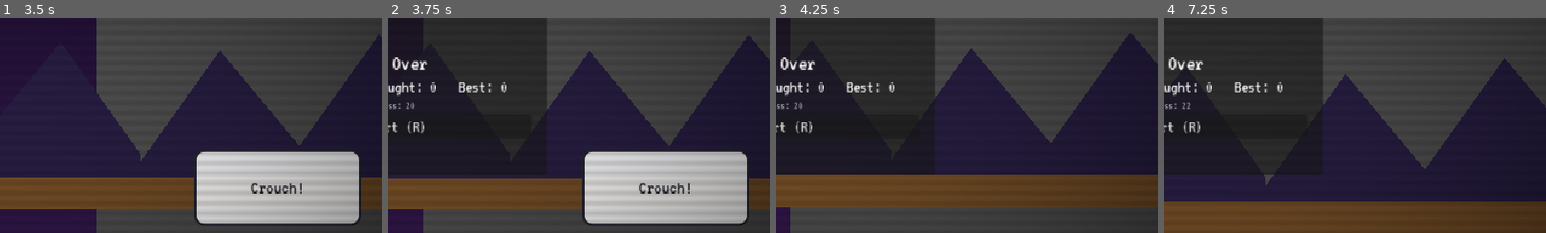
Above: before the commit, frames 1-4 (left to right).
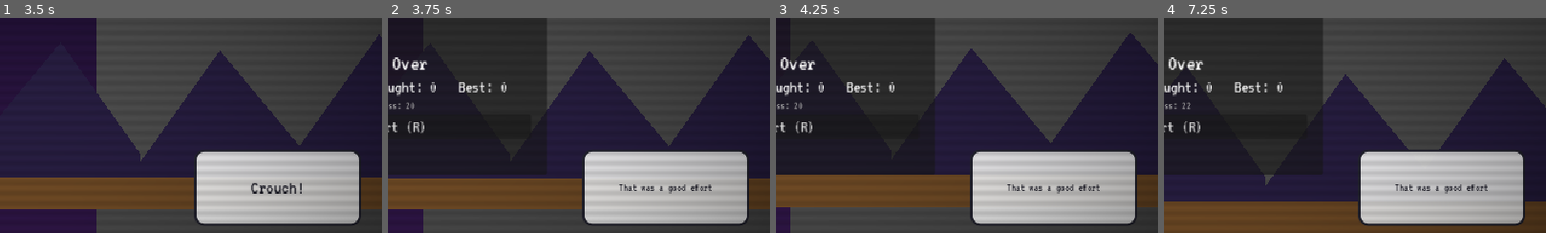
Above: after the commit, the same moments.

Repository: anamarta49/with-a-little-help-from-my-bot-friend
Game: Godot game, scene res://scenes/Intro.tscn
Two runs of this game, one before a commit and one after it. Both use one fixed random seed, a clock stepped at 60 frames per second and the inputs below.
Inputs:
- Up to frame 1 (3.5 s): tap Enter (ui_accept) at 0.5 s; hold Down (crouch) 0.53-1.25 s; tap Space (jump) at 0.77, 2.27 s; click "Yes" at 1.25 s; tap Down (crouch) at 2.1 s; hold Down (crouch) from 2.78 s (still down)
- Up to frame 2 (3.75 s): release Down (crouch) at 3.53 s; tap Down (crouch) at 3.6 s
- Up to frame 3 (4.25 s): tap Space (jump) at 3.77 s
- Up to frame 4 (7.25 s): click "Restart (R)" at 4.25 s; hold Down (crouch) 5.03-5.78 s; tap Space (jump) at 5.27, 6.02 s; tap R (restart) at 5.65 s; tap Down (crouch) at 5.85 s; hold Down (crouch) from 6.53 s (still down)
The pictures show only the part of the screen within x 50-100%, y 32-82%; the shares and areas given below are measured in that part.

Frame 1 is identical in both runs. In frame 2, 0.6% of the frame differs, in the area x 60-85%, y 76-82%; in frame 3, 15%; in frame 4, 15%, in the area x 50-95%, y 61-97%.

Commit message:
new high score

Diff:
--- a/scenes/Main.tscn
+++ b/scenes/Main.tscn
@@ -1,10 +1,11 @@
-[gd_scene load_steps=7 format=3 uid="uid://fmain01"]
+[gd_scene load_steps=8 format=3 uid="uid://fmain01"]
 
 [ext_resource type="Script" path="res://scripts/Main.gd" id="1"]
 [ext_resource type="PackedScene" uid="uid://b2xplayer01" path="res://scenes/Player.tscn" id="2"]
 [ext_resource type="PackedScene" uid="uid://gnarrator01" path="res://scenes/Narrator.tscn" id="3"]
 [ext_resource type="PackedScene" uid="uid://parallaxbg01" path="res://scenes/ParallaxBG.tscn" id="4"]
 [ext_resource type="Shader" path="res://shaders/crt_overlay.gdshader" id="5"]
+[ext_resource type="Script" path="res://scripts/NewHighScoreBanner.gd" id="6"]
 
 [sub_resource type="ShaderMaterial" id="CrtMat"]
 shader = ExtResource("5")
@@ -77,6 +78,19 @@
 offset_bottom = 100.0
 visible = false
 
+[node name="NewHighScoreBanner" type="Control" parent="UI"]
+visible = false
+anchor_left = 0.5
+anchor_top = 0.5
+anchor_right = 0.5
+anchor_bottom = 0.5
+offset_left = 0.0
+offset_top = -150.0
+offset_right = 0.0
+offset_bottom = -150.0
+mouse_filter = 2
+script = ExtResource("6")
+
 [node name="VBoxContainer" type="VBoxContainer" parent="UI/GameOverPanel"]
 layout_mode = 1
 anchors_preset = 8
--- a/scripts/Game.gd
+++ b/scripts/Game.gd
@@ -12,7 +12,7 @@
 signal progress_changed(new_value: int)
 signal hallucinations_changed(new_value: int)
 signal loose_hallucinations_changed(new_value: int)
-signal game_over(final_progress: int, final_hallucinations: int)
+signal game_over(final_progress: int, final_hallucinations: int, is_new_high_score: bool)
 signal game_started
 
 var progress: int = 0
@@ -54,6 +54,8 @@
 	if not is_playing:
 		return
 	is_playing = false
+	var is_new_high_score := false
 	if hallucinations > high_score:
 		high_score = hallucinations
-	emit_signal("game_over", progress, hallucinations)
+		is_new_high_score = true
+	emit_signal("game_over", progress, hallucinations, is_new_high_score)
--- a/scripts/Main.gd
+++ b/scripts/Main.gd
@@ -6,7 +6,7 @@
 @export var despawn_behind: float = 500.0
 @export var hole_chance: float = 0.18
 @export var obstacle_chance: float = 0.4
-@export var bonus_chance: float = 0.12
+@export var bonus_chance: float = 0.25
 @export var safe_runway: float = 600.0
 
 ## How far ahead of the player (in px) the narrator calls out an upcoming obstacle.
@@ -50,6 +50,7 @@
 @onready var high_score_label: Label = $UI/HighScoreLabel
 @onready var loose_label: Label = $UI/LooseHallucinationsLabel
 @onready var game_over_panel: Control = $UI/GameOverPanel
+@onready var new_high_score_banner: Control = $UI/NewHighScoreBanner
 @onready var final_score_label: Label = $UI/GameOverPanel/VBoxContainer/FinalScoreLabel
 @onready var final_progress_label: Label = $UI/GameOverPanel/VBoxContainer/FinalProgressLabel
 @onready var narrator: Control = $UI/Narrator
@@ -99,6 +100,7 @@
 	player.reset()
 	Game.start_run()
 	game_over_panel.visible = false
+	new_high_score_banner.hide_banner()
 	_on_progress_changed(0)
 	_on_hallucinations_changed(0)
 	_reset_loose_ui()
@@ -242,25 +244,37 @@
 		narrator.say_text(phrase, 2.4)
 	_incoherent_timer.start(rng.randf_range(3.0, 6.0))
 
-func _reset_loose_ui() -> void:
+func _stop_funky_effects() -> void:
 	_funky_mode_active = false
 	_incoherent_timer.stop()
 	if _loose_flash_tween and _loose_flash_tween.is_valid():
 		_loose_flash_tween.kill()
 	_loose_flash_tween = null
+	loose_label.modulate = Color(1, 1, 1, 1)
 	if crt_rect.material:
 		crt_rect.material.set_shader_parameter("funky_strength", 0.0)
+
+func _reset_loose_ui() -> void:
+	_stop_funky_effects()
 	loose_label.visible = false
-	loose_label.modulate = Color(1, 1, 1, 1)
 	loose_label.add_theme_font_size_override("font_size", 20)
 	loose_label.text = "Loose Hallucinations: 0"
 
-func _on_game_over(final_progress: int, final_hallucinations: int) -> void:
+func _on_game_over(
+	final_progress: int, final_hallucinations: int, is_new_high_score: bool
+) -> void:
 	final_score_label.text = "Hallucinations Caught: %d   Best: %d" % [
 		final_hallucinations, Game.high_score
 	]
 	final_progress_label.text = "Progress: %d" % final_progress
 	game_over_panel.visible = true
+	_stop_funky_effects()
+	var line := "Wow you are becoming a PRO!" if is_new_high_score else "That was a good effort"
+	narrator.say_text(line, 0.0)
+	if is_new_high_score:
+		new_high_score_banner.show_text("New High Score!")
+	else:
+		new_high_score_banner.hide_banner()
 
 func _unhandled_input(event: InputEvent) -> void:
 	if game_over_panel.visible and event.is_action_pressed("restart"):
--- /dev/null
+++ b/scripts/NewHighScoreBanner.gd
@@ -0,0 +1,49 @@
+extends Control
+## Builds a short string as individual colored letters arced into a cheerful
+## "rainbow" banner shape, with a staggered bounce-in reveal. Used for the
+## "New High Score!" celebration above the Game Over panel.
+
+const LETTER_SPACING := 20.0
+const CURVE_HEIGHT := 16.0
+const FONT_SIZE := 30
+const COLOR_A := Color(1.0, 0.85, 0.15, 1) # yellow
+const COLOR_B := Color(0.35, 0.9, 0.35, 1) # green
+
+var _letters: Array = []
+
+func show_text(text: String) -> void:
+	_clear_letters()
+	var n := text.length()
+	var center := (n - 1) / 2.0
+	var half_width: float = max(center, 1.0)
+	for i in range(n):
+		var ch := text[i]
+		var lbl := Label.new()
+		lbl.text = ch
+		lbl.add_theme_font_size_override("font_size", FONT_SIZE)
+		lbl.add_theme_color_override("font_color", COLOR_A if i % 2 == 0 else COLOR_B)
+		var relative: float = i - center
+		var x := relative * LETTER_SPACING
+		var y := -CURVE_HEIGHT * (1.0 - pow(relative / half_width, 2.0))
+		lbl.position = Vector2(x, y)
+		lbl.pivot_offset = Vector2(8, 16)
+		lbl.rotation = deg_to_rad(relative * 2.0)
+		lbl.scale = Vector2.ZERO
+		add_child(lbl)
+		_letters.append(lbl)
+
+		var tween := create_tween()
+		tween.tween_interval(i * 0.04)
+		tween.tween_property(lbl, "scale", Vector2.ONE, 0.25) \
+			.set_trans(Tween.TRANS_BACK).set_ease(Tween.EASE_OUT)
+	visible = true
+
+func hide_banner() -> void:
+	visible = false
+	_clear_letters()
+
+func _clear_letters() -> void:
+	for l in _letters:
+		if is_instance_valid(l):
+			l.queue_free()
+	_letters.clear()
Not shown, added: scripts/NewHighScoreBanner.gd.uid
